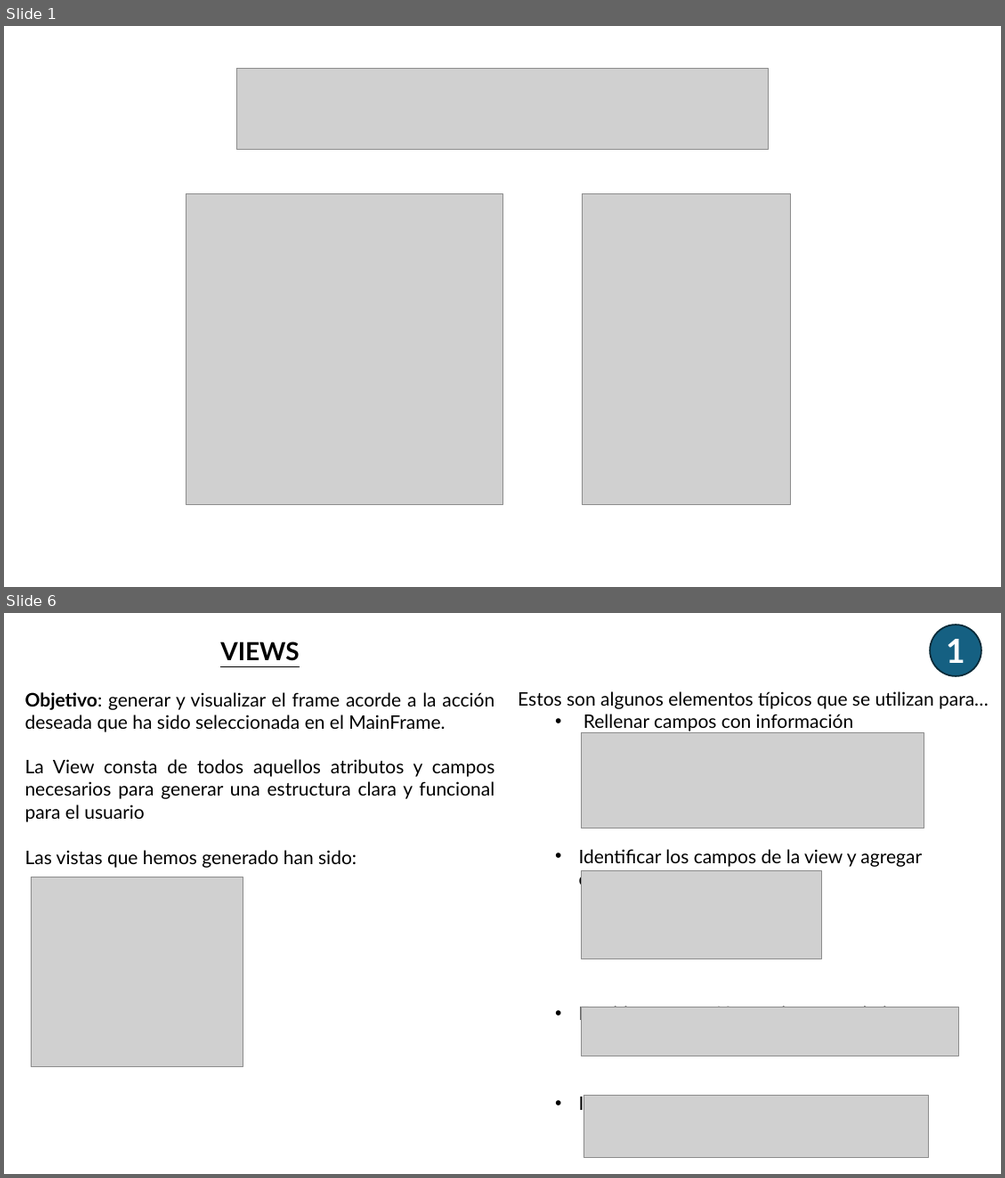
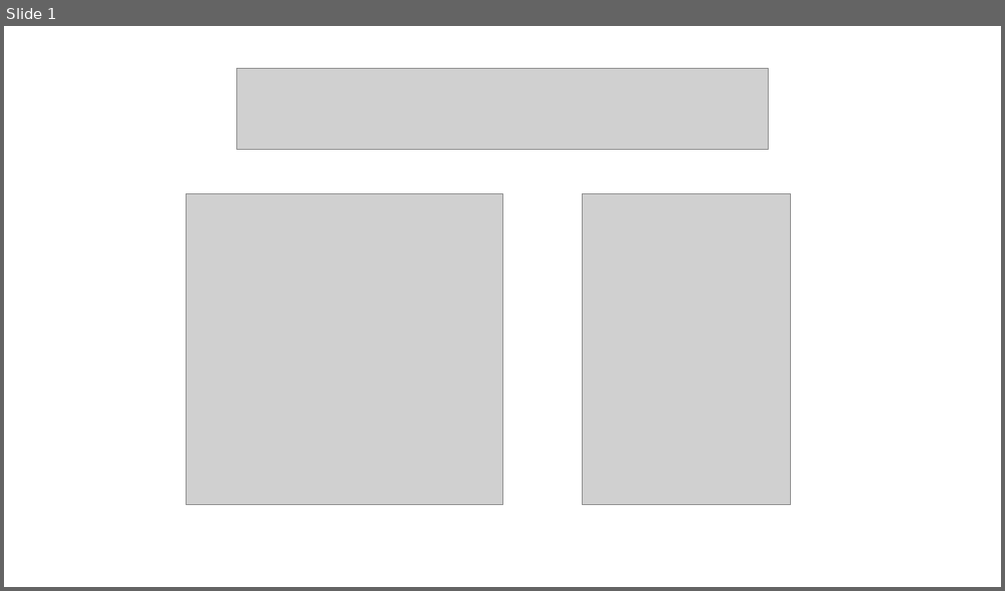
Before and after one commit to AchillesD9-Alex/-2024-Java-Angular-Bootcamp, a slide deck: [JAVA]/C5/TA26/ta26.pptx. Shown one above the other, each under a label of ours: slides 1 and 6 before the commit, slide 1 after it; the slides between them are not shown. The pictures are 1005x1178 and 1005x591 pixels, drawn with LibreOffice and Linux fonts; fonts in the diff are those of the drawing; grey boxes stand for pictures. Boxes give left, top, right and bottom in pixels: in the first picture for what was removed or moved away, otherwise in the second. Text is boxed around its words. In the diff, an @@ line names an element or a change of style, - is before the commit and + after.

```diff
--- a/[JAVA]/C5/TA26/ta26.pptx
+++ b/[JAVA]/C5/TA26/ta26.pptx
@@ slide 6 removed at [4, 613, 1001, 1174], background #FFFFFF @@
@@ ellipse removed at [930, 625, 981, 676] @@
-1
@@ text removed at [25, 641, 494, 822] @@
-VIEWS
-Objetivo: generar y visualizar el frame acorde a la acción deseada que ha sido seleccionada en el MainFrame.
-La View consta de todos aquellos atributos y campos necesarios para generar una estructura clara y funcional para el usuario
@@ text removed at [518, 691, 988, 1114] @@
-Estos son algunos elementos típicos que se utilizan para…
-  • Rellenar campos con información
-  • Identificar los campos de la view y agregar campos:
-  • Establecer conexión con los controladores:
-  • Indicar información adicional:
@@ picture removed at [582, 732, 924, 828] @@
@@ text removed at [25, 850, 356, 868] @@
-Las vistas que hemos generado han sido:
@@ picture removed at [31, 877, 243, 1066] @@
@@ picture removed at [582, 870, 822, 958] @@
@@ picture removed at [582, 1007, 959, 1055] @@
@@ picture removed at [583, 1095, 928, 1158] @@
```
Also in this commit, not shown: 3 slides added, 6 other slides removed, 3 other files.
